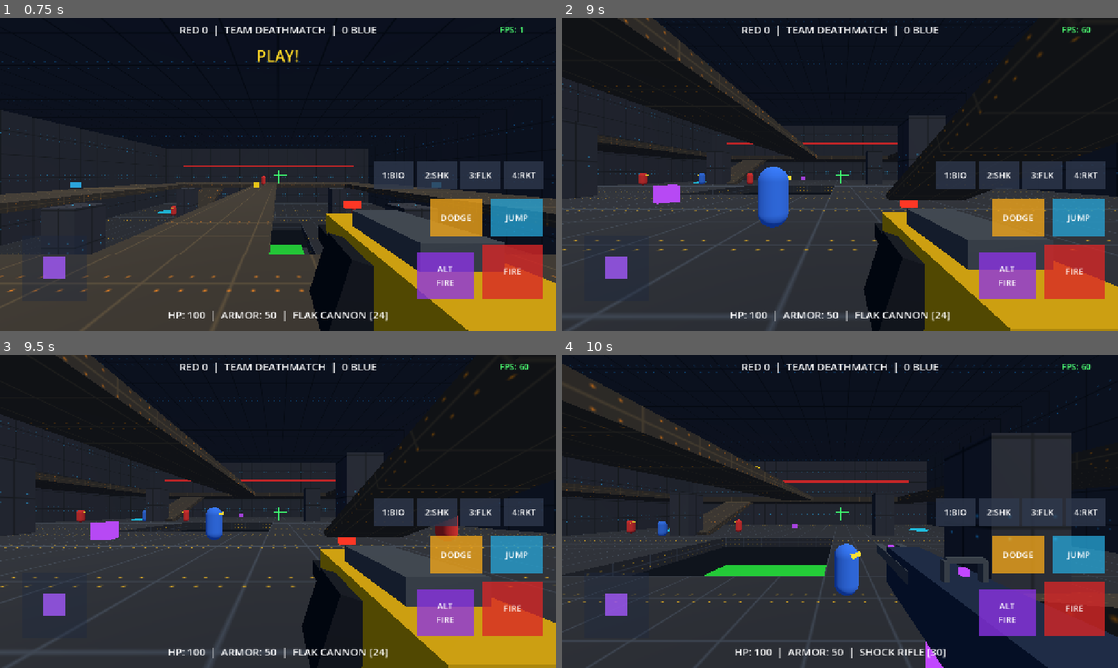
Above: before the commit, frames 1-4 (two rows, left to right).
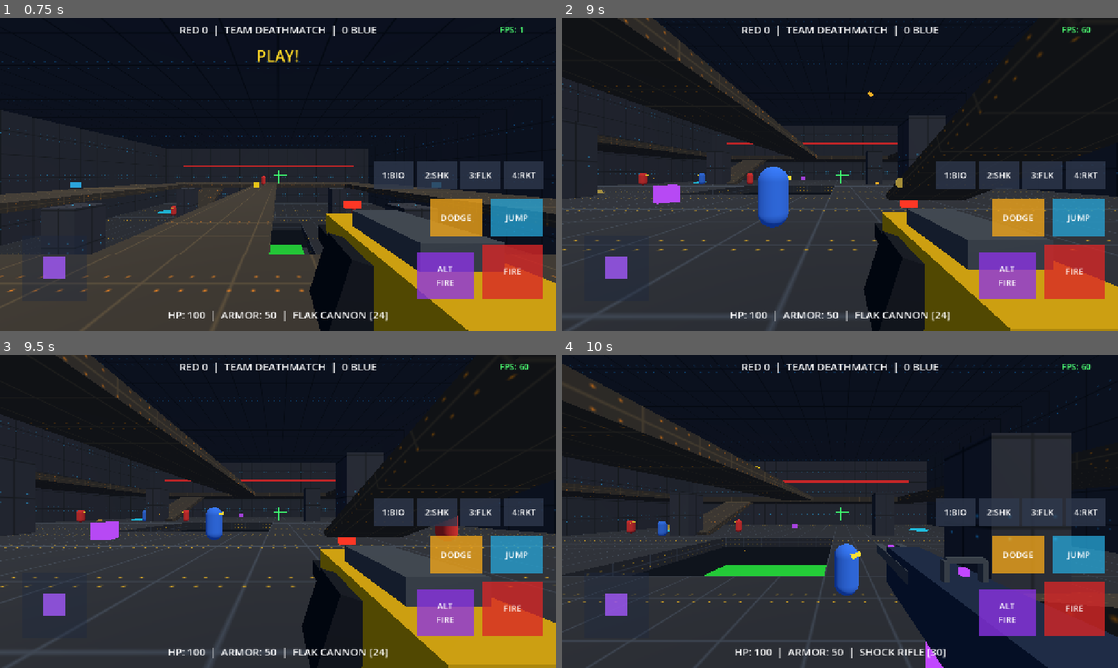
Above: after the commit, the same moments.

Repository: DoubleBreezy/Ut2004-mobile
Game: Godot game, scene res://MainArena.tscn
Same seed, same stepped clock (60 frames per second), same inputs: the game is played once before the commit and once after it.
Inputs (mouse positions are in pixels of both pictures, inside the frame that each line leads up to):
- Up to frame 1 (0.75 s): tap Enter at 0.5 s; move the mouse to (400, 158) at 0.52 s; hold D (move_right) from 0.53 s (still down); tap Shift at 0.6 s; click (400, 158) at 0.67 s
- Up to frame 2 (9 s): tap Space at 0.77, 2, 3.77, 6.77 s; release D (move_right) at 1.25 s; drag from (728, 190) to (812, 237) at 1.27 s; move the mouse to (895, 105) at 2.02 s; hold D (move_right) 2.03-2.75 s; tap 2 at 2.1 s; drag from (812, 237) to (673, 127) at 2.77 s; move the mouse to (1006, 221) at 3.52 s; hold A (move_left) 3.53-4.25 s; tap 4 at 3.6 s; drag from (673, 127) to (756, 96) at 4.27 s; move the mouse to (867, 174) at 5.02 s; hold S (move_back) 5.03-5.75 s; tap 1 at 5.1 s; click (867, 174) at 5.17 s; drag from (756, 96) to (728, 190) at 5.77 s; tap Enter at 6.5 s; move the mouse to (962, 158) at 6.52 s; hold W (move_forward) 6.53-7.25 s; tap 3 at 6.6 s; drag from (728, 190) to (812, 237) at 7.27 s; move the mouse to (895, 105) at 8.02 s; hold S (move_back) 8.03-8.75 s; tap Shift at 8.1 s; drag from (812, 237) to (673, 127) at 8.77 s
- Up to frame 3 (9.5 s): no input
- Up to frame 4 (10 s): move the mouse to (1006, 558) at 9.52 s; hold W (move_forward) from 9.53 s (still down); tap 2 at 9.6 s; click (1006, 558) at 9.67 s; tap Space at 9.77 s

Frame 1 is identical in both runs. In frame 2, less than 0.1% of the frame differs, in the area x 6-62%, y 23-56%; in frame 3, less than 0.1%; in frame 4, less than 0.1%.
Error before the commit: Parse Error: Cannot infer the type of "center" variable because the value doesn't have a set type. (res://scripts/ProjectileSpawner.gd:263)

Commit message:
Update ProjectileSpawner.gd

Diff:
--- a/scripts/ProjectileSpawner.gd
+++ b/scripts/ProjectileSpawner.gd
@@ -260,12 +260,12 @@
 	for unit in get_tree().get_nodes_in_group("combatants"):
 		if not is_instance_valid(unit):
 			continue
-		var center := unit.global_position + Vector3(0, 0.9, 0)
+		var center = unit.global_position + Vector3(0, 0.9, 0)
 		var dist := origin.distance_to(center)
 		if dist <= radius:
 			var falloff := 1.0 - (dist / radius)
 			var dmg := int(max_dmg * falloff)
-			var dir := (center - origin).normalized()
+			var dir = (center - origin).normalized()
 			if dir.length() < 0.01:
 				dir = Vector3.UP
 			unit.take_damage(dmg, owner_body, dir * impulse * falloff)
